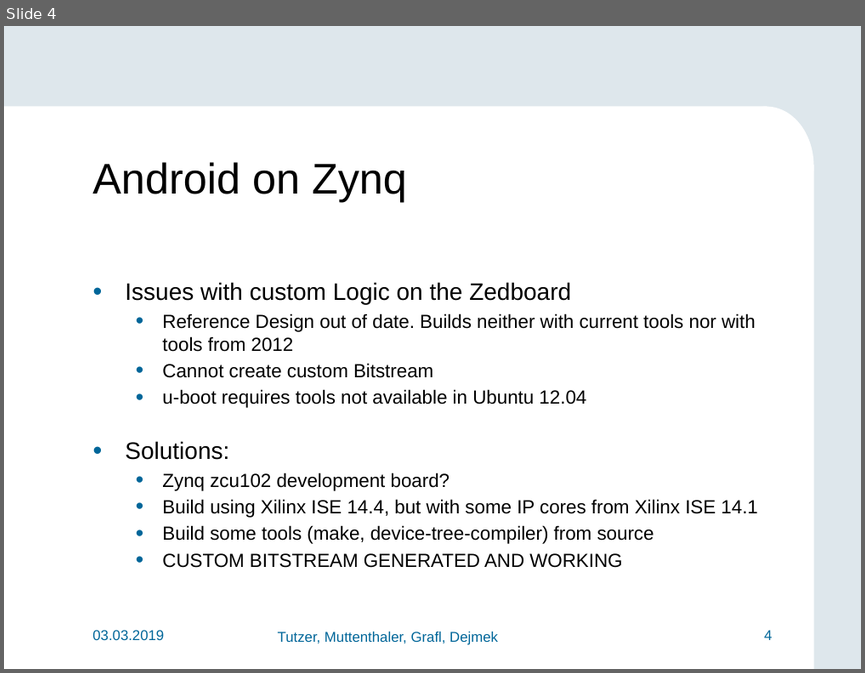
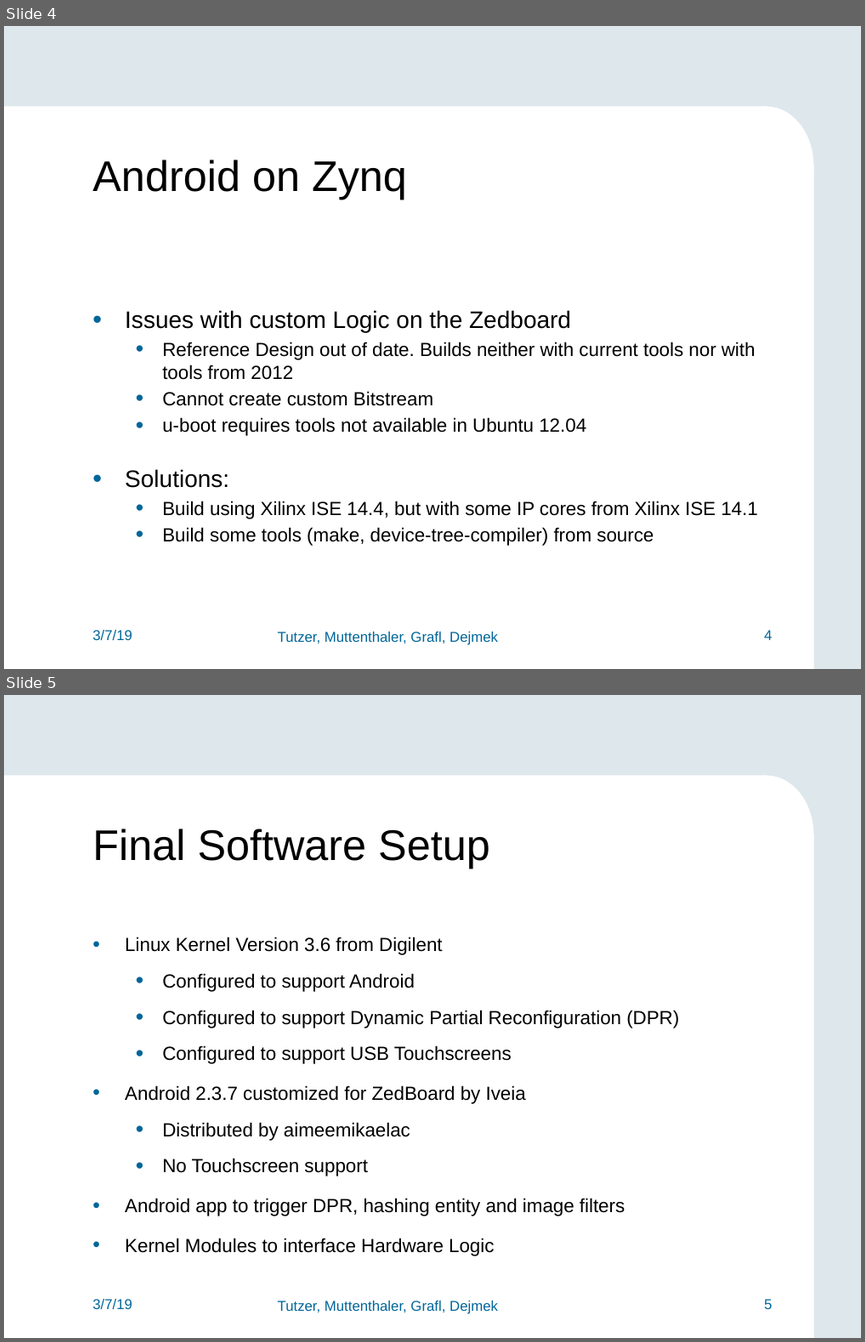
Before and after one commit to FlorianMuttenthaler/SocLabPartialReconfigIot, a slide deck: report/Final_presentation.pptx. Shown one above the other, each under a label of ours: slide 4 before the commit, slides 4 and 5 after it. The pictures are 865x673 and 865x1342 pixels, drawn with LibreOffice and Linux fonts; fonts in the diff are those of the drawing; background and template pictures are left out. Boxes give left, top, right and bottom in pixels: in the first picture for what was removed or moved away, otherwise in the second. Text is boxed around its words. In the diff, an @@ line names an element or a change of style, - is before the commit and + after.

```diff
--- a/report/Final_presentation.pptx
+++ b/report/Final_presentation.pptx
@@ slide 5 added at (4,695,861,1338), background #DEE7EC; not listed: 6 template elements that a slide beside it also shows @@
@@ text added at (92,828,490,868), 36 pt, text #000000 @@
+Final Software Setup
@@ text added at (125,936,679,1256), 16 pt, text #000000 @@
+• Linux Kernel Version 3.6 from Digilent
+  • Configured to support Android
+  • Configured to support Dynamic Partial Reconfiguration (DPR)
+  • Configured to support USB Touchscreens
+• Android 2.3.7 customized for ZedBoard by Iveia
+  • Distributed by aimeemikaelac
+  • No Touchscreen support
+• Android app to trigger DPR, hashing entity and image filters
+• Kernel Modules to interface Hardware Logic
@@ slide 4 changed as well @@
@@ text "Android on Zynq" at (92,159,407,199): vertical alignment top to middle @@
@@ text "Issues with custom Logic on ...": place and size @@
-text "Issues with custom Logic on ..." at (125,282,757,567)
+text "Issues with custom Logic on ..." at (125,310,757,545)
@@ text "Issues with custom Logic on ..." at (125,310,757,545): indent changed @@
@@ text at (162,472,450,491): paragraph removed @@
-  • Zynq zcu102 development board?
@@ text at (162,553,622,567): paragraph removed @@
-  • CUSTOM BITSTREAM GENERATED AND WORKING
@@ text at (92,630,132,640): text changed @@
-03.03.2019
+3/7/19
```
Also in this commit, not shown: 17 other slides changed, 1 slide removed.
